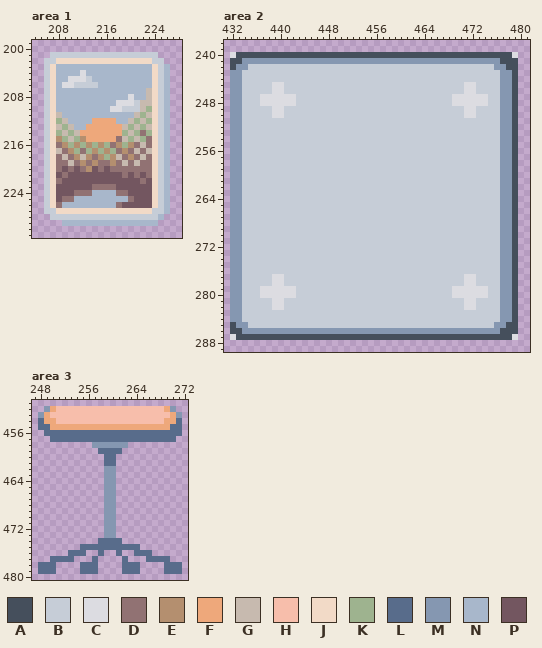
Two versions of one pixel-art file, core/resource/world/bedroom/bedroom.aseprite. The first picture shows the starting point.
536x512 pixels, 1 frame. Pixels under 10% opacity are left out. Colours within 5 levels of each other are drawn and written as one. Shown: area 1: x 204..228, y 199..231; area 2: x 431..481, y 238..289; area 3: x 247..272, y 451..480. The commit also changed other parts of the picture, which this record leaves out.
Visible layers, top first: "SHADOW", "Flattened", "Layer 9".
Palette (. is transparent): A #454f5c  B #c6cdd7  C #dcdce1  D #917273  E #b48f6f  F #eea87b  G #c7baaf  H #f7beab  J #f2dac7  K #9eb38f  L #586c8b  M #8597b1  N #a8b7cb  P #735660
Pixels before, area 1, first column x 206:
201 .BBBBBBBBBBBBBBBBBB..
202 BBJJJJJJJJJJJJJJJJBB.
203 BJNNNNNNNNNNNNNNNNJBN
204 BJNNNNCNNNNNNNNNNNJBN
205 BJNNCCCBNNNNNNNNNNJBN
206 BJNCCBBBBNNNNNNNNNJBN
207 BJNNNNNNNNNNNNNNNGJBN
208 BJNNNNNNNNNNNNCNNGJBN
209 BJNNNNNNNNNNCCCBGGJBN
210 BJNNNNNNNNNCCBBBGKJBN
211 BJGNNNNNNNNNNNNGKGJBN
212 BJKGNNNNFFFFNNGKGKJBN
213 BJGKGNNFFFFFFGKGKGJBN
214 BJKGKGFFFFFFFKGKDKJBN
215 BJEKGKEFFFFFDGKGKDJBN
216 BJDEKEKEKEKDEKEDGDJBN
217 BJGDEKDKEKEKDEDGDGJBN
218 BJDGDEGEDEKEGDEDGDJBN
219 BJDDGDEDEDDEDGDGDDJBN
220 BJDPDPDEPDPDDDDDDDJBN
221 BJPDPPPPPPPPPDPDPDJBN
222 BJDPPPPPPPPPPPPPDPJBN
223 BJPPPPPPDDDDPPPPPPJBN
224 BJPPPDDDNNNNDDPPPPJBN
225 BJPDDNNNNNNNNNDPPPJBN
226 BJDNNNNNNNNNDPPPPPJBN
227 BBJJJJJJJJJJJJJJJJBBN
228 .BBBBBBBBBBBBBBBBBBN.
229 ...NNNNNNNNNNNNNNNN..
Pixels before, area 2 (only the part around the change), first column x 431:
238 ...................................................
239 ...................................................
240 .CAAAAAAAAAAAAAAAAAAAAAAAAAAAAAAAAAAAAAAAAAAAAAAC..
241 .AAMMMMMMMMMMMMMMMMMMMMMMMMMMMMMMMMMMMMMMMMMMMAAA..
242 .AMMBBBBBBBBBBBBBBBBBBBBBBBBBBBBBBBBBBBBBBBBBMMAA..
243 .MMBBBBBBBBBBBBBBBBBBBBBBBBBBBBBBBBBBBBBBBBBBBMMA..
244 .MMBBBBBBBBBBBBBBBBBBBBBBBBBBBBBBBBBBBBBBBBBBBMMA..
245 .MMBBBBBCCBBBBBBBBBBBBBBBBBBBBBBBBBBBBBBCCBBBBMMA..
246 .MMBBBBBCCBBBBBBBBBBBBBBBBBBBBBBBBBBBBBBCCBBBBMMA..
247 .MMBBBCCCCCCBBBBBBBBBBBBBBBBBBBBBBBBBBCCCCCCBBMMA..
248 .MMBBBCCCCCCBBBBBBBBBBBBBBBBBBBBBBBBBBCCCCCCBBMMA..
249 .MMBBBBBCCBBBBBBBBBBBBBBBBBBBBBBBBBBBBBBCCBBBBMMA..
250 .MMBBBBBCCBBBBBBBBBBBBBBBBBBBBBBBBBBBBBBCCBBBBMMA..
251 .MMBBBBBBBBBBBBBBBBBBBBBBBBBBBBBBBBBBBBBBBBBBBMMA..
252 .MMBBBBBBBBBBBBBBBBBBBBBBBBBBBBBBBBBBBBBBBBBBBMMA..
253 .MMBBBBBBBBBBBBBBBBBBBBBBBBBBBBBBBBBBBBBBBBBBBMMA..
254 .MMBBBBBBBBBBBBBBBBBBBBBBBBBBBBBBBBBBBBBBBBBBBMMA..
255 .MMBBBBBBBBBBBBBBBBBBBBBBBBBBBBBBBBBBBBBBBBBBBMMA..
256 .MMBBBBBBBBBBBBBBBBBBBBBBBBBBBBBBBBBBBBBBBBBBBMMA..
257 .MMBBBBBBBBBBBBBBBBBBBBBBBBBBBBBBBBBBBBBBBBBBBMMA..
258 .MMBBBBBBBBBBBBBBBBBBBBBBBBBBBBBBBBBBBBBBBBBBBMMA..
259 .MMBBBBBBBBBBBBBBBBBBBBBBBBBBBBBBBBBBBBBBBBBBBMMA..
260 .MMBBBBBBBBBBBBBBBBBBBBBBBBBBBBBBBBBBBBBBBBBBBMMA..
261 .MMBBBBBBBBBBBBBBBBBBBBBBBBBBBBBBBBBBBBBBBBBBBMMA..
262 .MMBBBBBBBBBBBBBBBBBBBBBBBBBBBBBBBBBBBBBBBBBBBMMA..
263 .MMBBBBBBBBBBBBBBBBBBBBBBBBBBBBBBBBBBBBBBBBBBBMMA..
264 .MMBBBBBBBBBBBBBBBBBBBBBBBBBBBBBBBBBBBBBBBBBBBMMA..
265 .MMBBBBBBBBBBBBBBBBBBBBBBBBBBBBBBBBBBBBBBBBBBBMMA..
266 .MMBBBBBBBBBBBBBBBBBBBBBBBBBBBBBBBBBBBBBBBBBBBMMA..
267 .MMBBBBBBBBBBBBBBBBBBBBBBBBBBBBBBBBBBBBBBBBBBBMMA..
268 .MMBBBBBBBBBBBBBBBBBBBBBBBBBBBBBBBBBBBBBBBBBBBMMA..
269 .MMBBBBBBBBBBBBBBBBBBBBBBBBBBBBBBBBBBBBBBBBBBBMMA..
270 .MMBBBBBBBBBBBBBBBBBBBBBBBBBBBBBBBBBBBBBBBBBBBMMA..
271 .MMBBBBBBBBBBBBBBBBBBBBBBBBBBBBBBBBBBBBBBBBBBBMMA..
272 .MMBBBBBBBBBBBBBBBBBBBBBBBBBBBBBBBBBBBBBBBBBBBMMA..
273 .MMBBBBBBBBBBBBBBBBBBBBBBBBBBBBBBBBBBBBBBBBBBBMMA..
274 .MMBBBBBBBBBBBBBBBBBBBBBBBBBBBBBBBBBBBBBBBBBBBMMA..
275 .MMBBBBBBBBBBBBBBBBBBBBBBBBBBBBBBBBBBBBBBBBBBBMMA..
276 .MMBBBBBBBBBBBBBBBBBBBBBBBBBBBBBBBBBBBBBBBBBBBMMA..
277 .MMBBBBBCCBBBBBBBBBBBBBBBBBBBBBBBBBBBBBBCCBBBBMMA..
278 .MMBBBBBCCBBBBBBBBBBBBBBBBBBBBBBBBBBBBBBCCBBBBMMA..
279 .MMBBBCCCCCCBBBBBBBBBBBBBBBBBBBBBBBBBBCCCCCCBBMMA..
280 .MMBBBCCCCCCBBBBBBBBBBBBBBBBBBBBBBBBBBCCCCCCBBMMA..
281 .MMBBBBBCCBBBBBBBBBBBBBBBBBBBBBBBBBBBBBBCCBBBBMMA..
282 .MMBBBBBCCBBBBBBBBBBBBBBBBBBBBBBBBBBBBBBCCBBBBMMA..
283 .MMBBBBBBBBBBBBBBBBBBBBBBBBBBBBBBBBBBBBBBBBBBBMMA..
284 .MMBBBBBBBBBBBBBBBBBBBBBBBBBBBBBBBBBBBBBBBBBBBMMA..
285 .AMMBBBBBBBBBBBBBBBBBBBBBBBBBBBBBBBBBBBBBBBBBMMAA..
286 .AAMMMMMMMMMMMMMMMMMMMMMMMMMMMMMMMMMMMMMMMMMMMAAA..
287 .CAAAAAAAAAAAAAAAAAAAAAAAAAAAAAAAAAAAAAAAAAAAAAAC..
288 ...................................................
289 ...................................................
Pixels before, area 3, first column x 248:
452 .MFHHHHHHHHHHHHHHHHHHFM.
453 MFHHHHHHHHHHHHHHHHHHHHFM
454 LFFHHHHHHHHHHHHHHHHHHFFL
455 LLFFFFFFFFFFFFFFFFFFFFLL
456 .LLLLLLLLLLLLLLLLLLLLLLL
457 ..LLLLLLLLLLLLLLLLLLLLL.
458 .........MMMMMM.........
459 ..........LLLL..........
460 ...........LL...........
461 ...........LL...........
462 ...........MM...........
463 ...........MM...........
464 ...........MM...........
465 ...........MM...........
466 ...........MM...........
467 ...........MM...........
468 ...........MM...........
469 ...........MM...........
470 ...........MM...........
471 ...........MM...........
472 ...........MM...........
473 ...........MM...........
474 ..........LLLL..........
475 .......LLLLLLLLLL.......
476 .....LLL..L..L..LLL.....
477 ..LLLL...L....L...LLLL..
478 LLL....LLL....LLL....LLL
479 LLL....LLL....LLL....LLL
And afterwards:
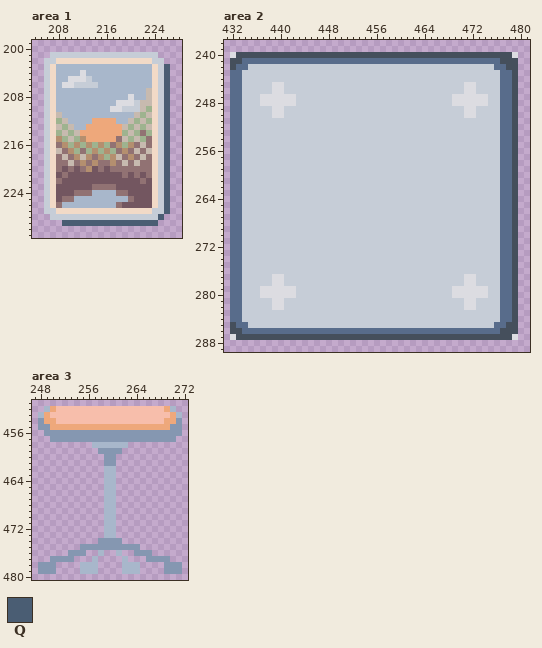
Colours new in this view: Q #4a5d73
What changed:
Changed rows in their new state; - is an unchanged pixel.
Area 1, layer "Flattened":
first column x 209:
203 -----------------Q
204 -----------------Q
205 -----------------Q
206 -----------------Q
207 -----------------Q
208 -----------------Q
209 -----------------Q
210 -----------------Q
211 -----------------Q
212 -----------------Q
213 -----------------Q
214 -----------------Q
215 -----------------Q
216 -----------------Q
217 -----------------Q
218 -----------------Q
219 -----------------Q
220 -----------------Q
221 -----------------Q
222 -----------------Q
223 -----------------Q
224 -----------------Q
225 -----------------Q
226 -----------------Q
227 -----------------Q
228 ----------------Q-
229 QQQQQQQQQQQQQQQQ--
Area 2, layer "Flattened":
first column x 432:
241 --LLLLLLLLLLLLLLLLLLLLLLLLLLLLLLLLLLLLLLLLLLL--
242 -LL-----------------------------------------LL-
243 LL-------------------------------------------LL
244 LL-------------------------------------------LL
245 LL-------------------------------------------LL
246 LL-------------------------------------------LL
247 LL-------------------------------------------LL
248 LL-------------------------------------------LL
249 LL-------------------------------------------LL
250 LL-------------------------------------------LL
251 LL-------------------------------------------LL
252 LL-------------------------------------------LL
253 LL-------------------------------------------LL
254 LL-------------------------------------------LL
255 LL-------------------------------------------LL
256 LL-------------------------------------------LL
257 LL-------------------------------------------LL
258 LL-------------------------------------------LL
259 LL-------------------------------------------LL
260 LL-------------------------------------------LL
261 LL-------------------------------------------LL
262 LL-------------------------------------------LL
263 LL-------------------------------------------LL
264 LL-------------------------------------------LL
265 LL-------------------------------------------LL
266 LL-------------------------------------------LL
267 LL-------------------------------------------LL
268 LL-------------------------------------------LL
269 LL-------------------------------------------LL
270 LL-------------------------------------------LL
271 LL-------------------------------------------LL
272 LL-------------------------------------------LL
273 LL-------------------------------------------LL
274 LL-------------------------------------------LL
275 LL-------------------------------------------LL
276 LL-------------------------------------------LL
277 LL-------------------------------------------LL
278 LL-------------------------------------------LL
279 LL-------------------------------------------LL
280 LL-------------------------------------------LL
281 LL-------------------------------------------LL
282 LL-------------------------------------------LL
283 LL-------------------------------------------LL
284 LL-------------------------------------------LL
285 -LL-----------------------------------------LL-
286 --LLLLLLLLLLLLLLLLLLLLLLLLLLLLLLLLLLLLLLLLLLL--
Area 3, layer "Flattened":
first column x 248:
452 -N--------------------N-
453 N----------------------N
454 M----------------------M
455 MM--------------------MM
456 -MMMMMMMMMMMMMMMMMMMMMMM
457 --MMMMMMMMMMMMMMMMMMMMM-
458 ---------NNNNNN---------
459 ----------MMMM----------
460 -----------MM-----------
461 -----------MM-----------
462 -----------NN-----------
463 -----------NN-----------
464 -----------NN-----------
465 -----------NN-----------
466 -----------NN-----------
467 -----------NN-----------
468 -----------NN-----------
469 -----------NN-----------
470 -----------NN-----------
471 -----------NN-----------
472 -----------NN-----------
473 -----------NN-----------
474 ----------MMMM----------
475 -------MMMMMMMMMM-------
476 -----MMM--N--N--MMM-----
477 --MMMM---N----N---MMMM--
478 MMM----NNN----NNN----MMM
479 MMM----NNN----NNN----MMM
Boxes around the changes in both pictures, in picture pixels (x1, y1, x2, y2):
changed: (62, 64, 170, 226)
changed: (230, 58, 512, 334)
changed: (38, 406, 182, 574)
